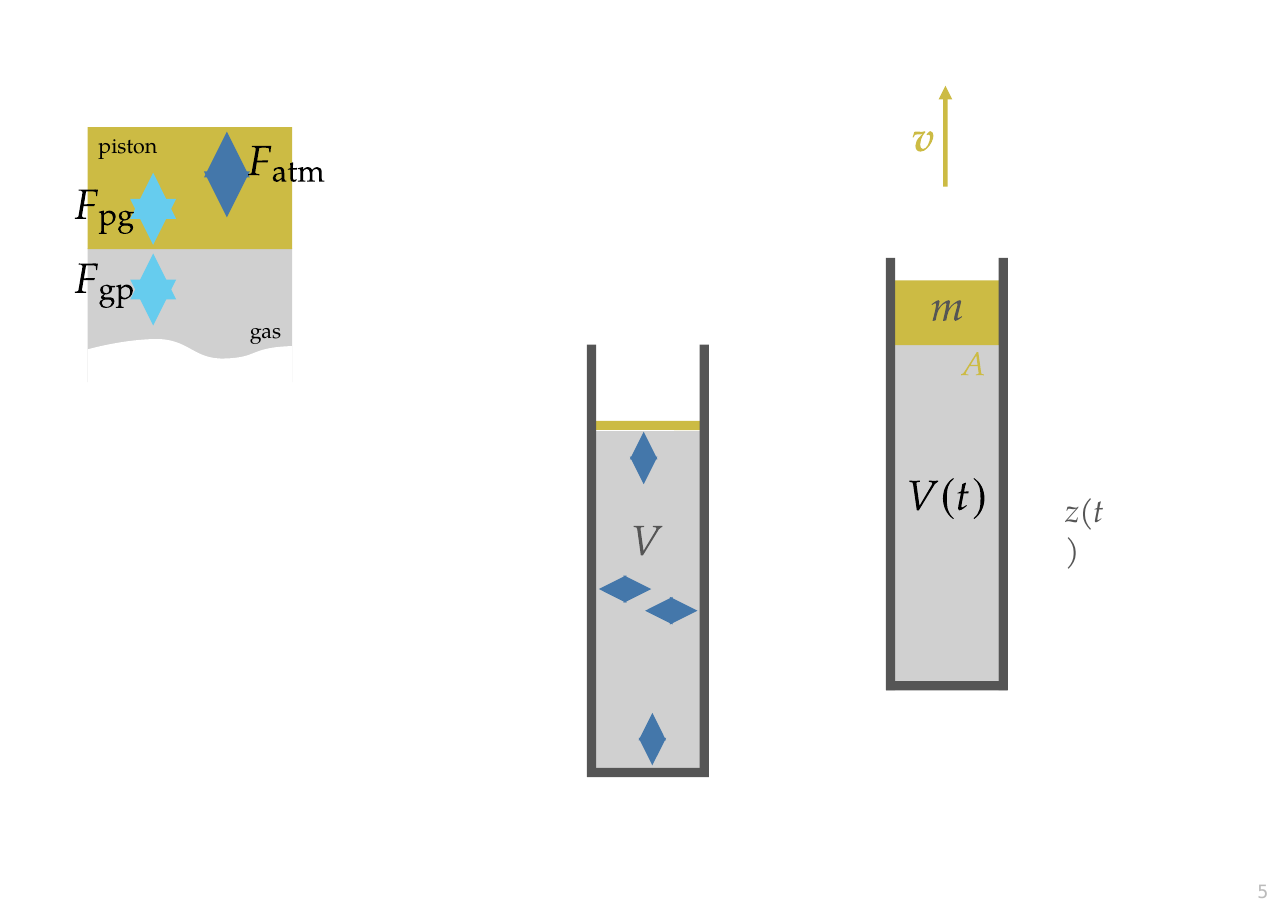
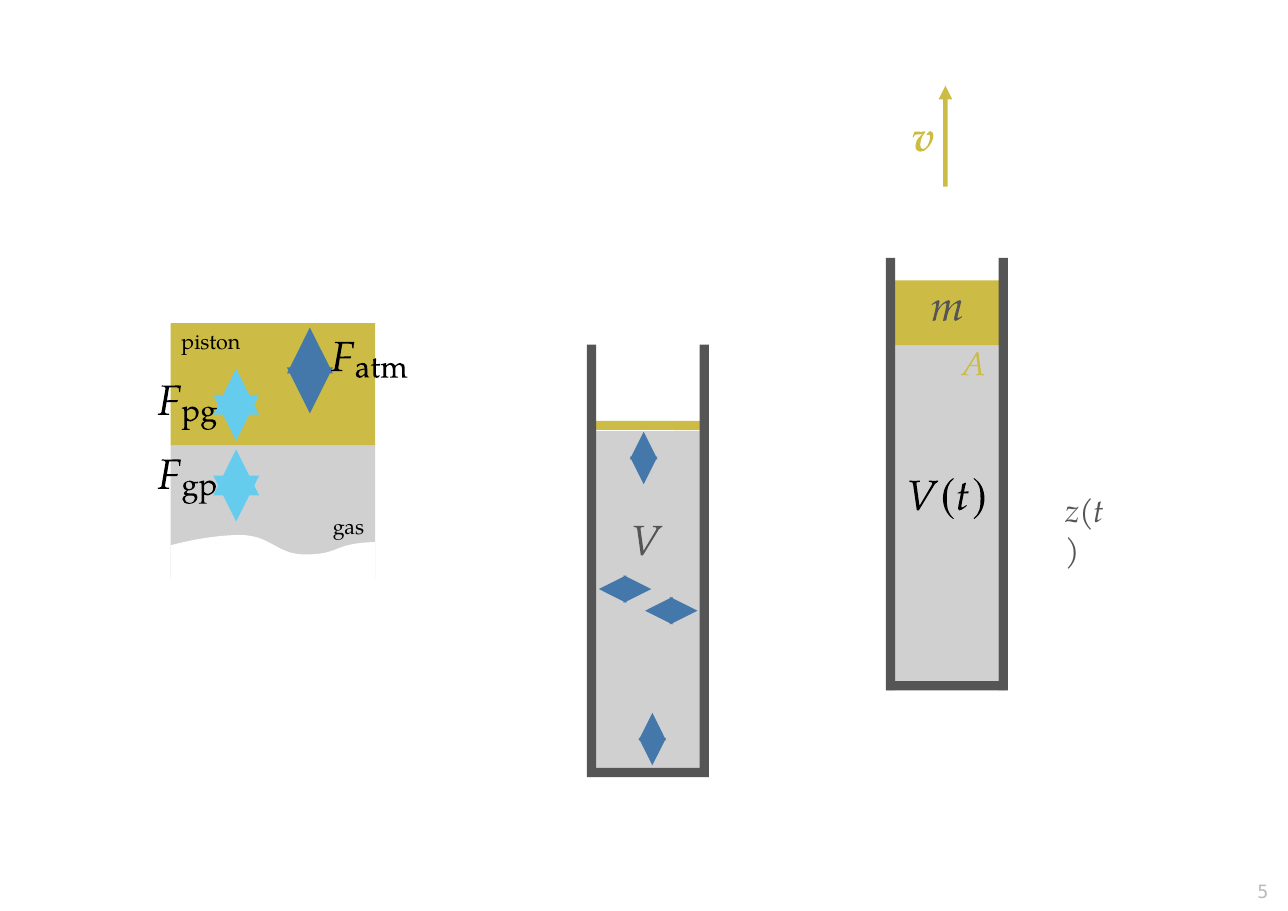
Before and after one commit to pglpm/7wonders, a slide deck: slide 5 of images/drawings.odp. Drawn at 1288x911 pixels with LibreOffice and Linux fonts; fonts in the diff are those of the drawing; grey boxes stand for pictures. Boxes give left, top, right and bottom in pixels: in the first picture for what was removed or moved away, otherwise in the second. Text is boxed around its words. In the diff, an @@ line names an element or a change of style, - is before the commit and + after.

```diff
--- a/images/drawings.odp
+++ b/images/drawings.odp
@@ 11 freeform shapes, 3 double arrows, 2 texts, 1 picture, 1 rectangle: place and size @@
-11 freeform shapes, 3 double arrows, 2 texts, 1 picture, 1 rectangle at (75,127,324,387)
+11 freeform shapes, 3 double arrows, 2 texts, 1 picture, 1 rectangle at (158,323,408,582)
```
Also in this commit, not shown: 2 other slides changed, 2 slides added, 1 slide removed, 5 other files.
